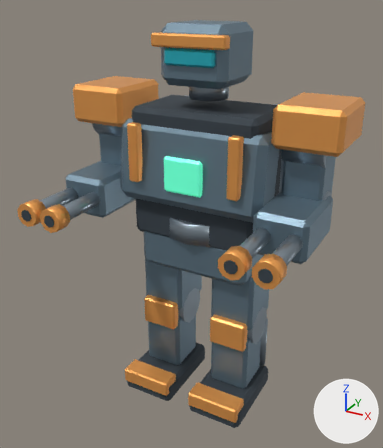
Two versions of the Blender file assets/blender/boss-quad-mech.blend, one commit apart.
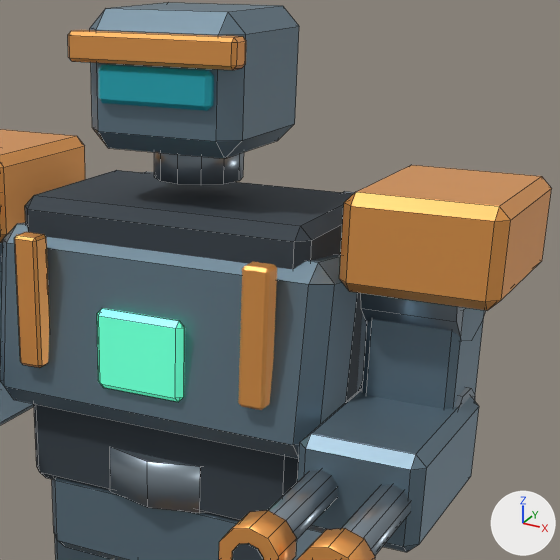
Each version is shown whole from a 50 mm camera at (3.7, -7.27, 6.77) aimed at (-0.05, -0.45, 3.36), then close up on the part from 31% to 96% of the width and 4% to 60% of the height. The axes (+X, +Y, +Z) are drawn at lower right. The lights are the same throughout. The older version's two pictures come first. The close-ups show mesh edges as thin lines.

Objects in the first close-up: 'Chest armor rib.001', 'Core', 'Cyan visor', 'Forearm housing.001', 'Helmet', 'Pelvic armor', 'Shoulder plate', 'Shoulder plate.001', 'Sloped breastplate', 'Torso skeleton', 'Upper arm.001', 'Visor brow' and 15 more.
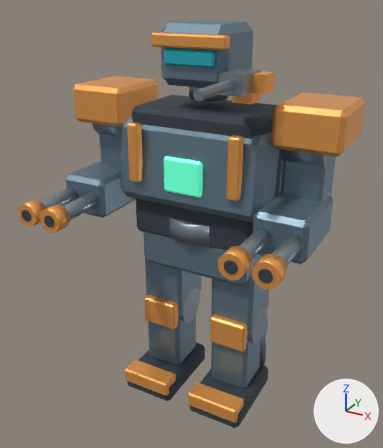
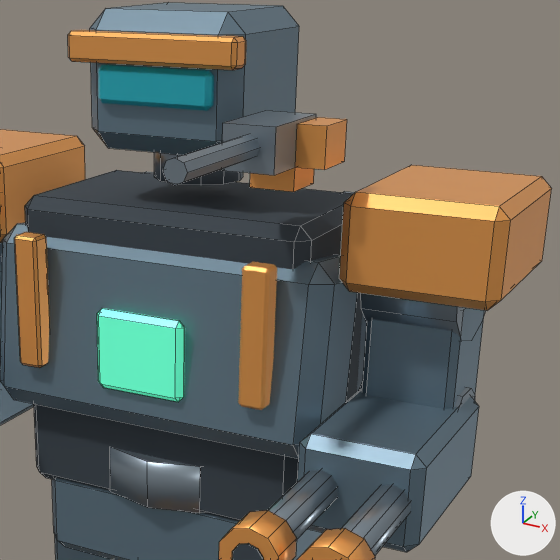
Changed parts and their boxes (x1, y1, x2, y2) in the close-ups (560 x 560 px):
'Machine gun receiver', added: after (222, 111, 316, 175)
'Machine gun belt box', added (orange): after (295, 117, 347, 170)
'Machine gun barrel', added: after (163, 135, 260, 185)
'Machine gun swivel', added (orange): after (250, 167, 314, 192)
'Neck servo', unchanged, covered by the edit: before (154, 152, 244, 185); after (154, 152, 243, 185)

What changed in the scene script:
```text
Add me_cylinder_024:
    me_cylinder_024.from_pydata(...)  # an 8-sided cylinder along z spanning x -0.068..0.068, y -0.068..0.068, z -0.49..0.49
    me_cylinder_024.materials.append(mat_quad_mechsteel)  # grey #909ea8
Add me_cube_037:
    me_cube_037.from_pydata(...)  # a box spanning x -0.09..0.09, y -0.155..0.155, z -0.12..0.12
    me_cube_037.materials.append(mat_quad_mechtrim)  # orange #f8aa59
Add me_cube_036:
    me_cube_036.from_pydata(...)  # a box spanning x -0.16..0.16, y -0.29..0.29, z -0.13..0.13
    me_cube_036.materials.append(mat_quad_mechsteel)  # grey #909ea8
Add me_cube_035:
    me_cube_035.from_pydata(...)  # a box spanning x -0.14..0.14, y -0.15..0.15, z -0.09..0.09
    me_cube_035.materials.append(mat_quad_mechtrim)  # orange #f8aa59
Add ob_machine_gun_barrel:
    ob_machine_gun_barrel = bpy.data.objects.new('Machine gun barrel', me_cylinder_024)
    ob_machine_gun_barrel.parent = ob_lightgun
    ob_machine_gun_barrel.location = (0.0, -0.86, 0.08)
    ob_machine_gun_barrel.rotation_euler = (1.571, 0.0, 0.0)  # degrees (90, 0, 0)
Add ob_lightgun:
    ob_lightgun = bpy.data.objects.new('LightGun', None)
    ob_lightgun.parent = ob_turret
    ob_lightgun.location = (0.88, -0.64, 4.46)
Add ob_machine_gun_belt_box:
    ob_machine_gun_belt_box = bpy.data.objects.new('Machine gun belt box', me_cube_037)
    ob_machine_gun_belt_box.parent = ob_lightgun
    ob_machine_gun_belt_box.location = (0.25, -0.04, 0.06)
Add ob_machine_gun_receiver:
    ob_machine_gun_receiver = bpy.data.objects.new('Machine gun receiver', me_cube_036)
    ob_machine_gun_receiver.parent = ob_lightgun
    ob_machine_gun_receiver.location = (0.0, -0.2, 0.07)
Add ob_machine_gun_swivel:
    ob_machine_gun_swivel = bpy.data.objects.new('Machine gun swivel', me_cube_035)
    ob_machine_gun_swivel.parent = ob_lightgun
    ob_machine_gun_swivel.location = (0.0, 0.0, -0.12)
```
